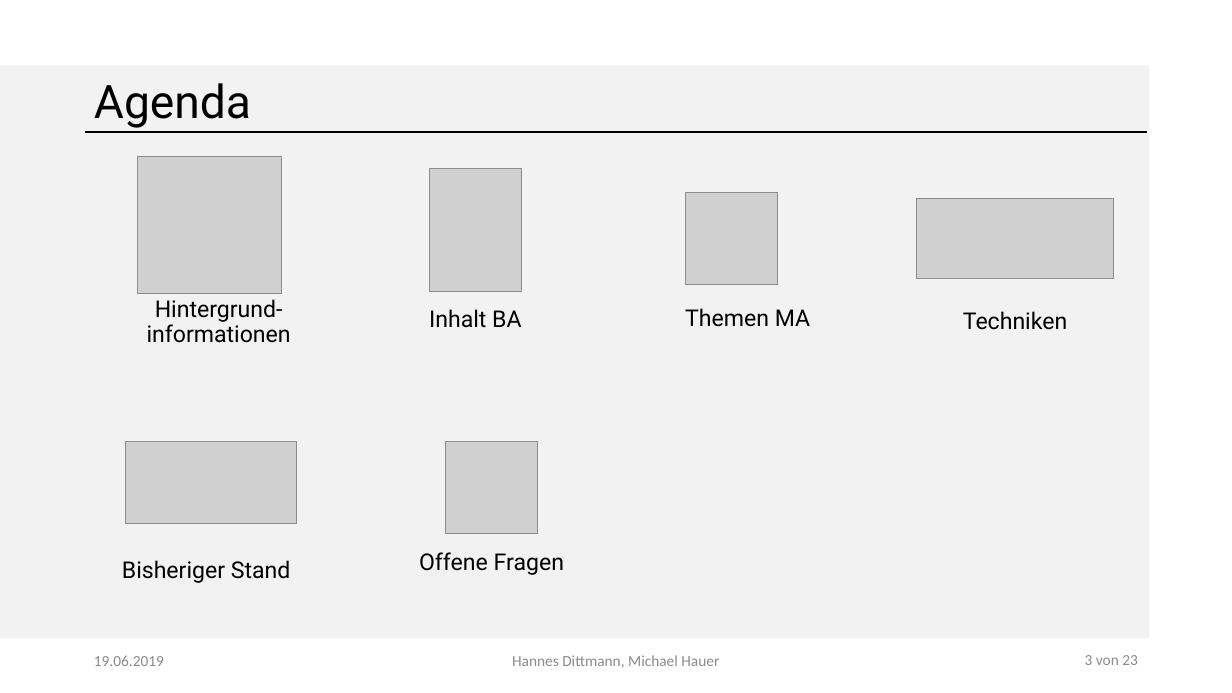
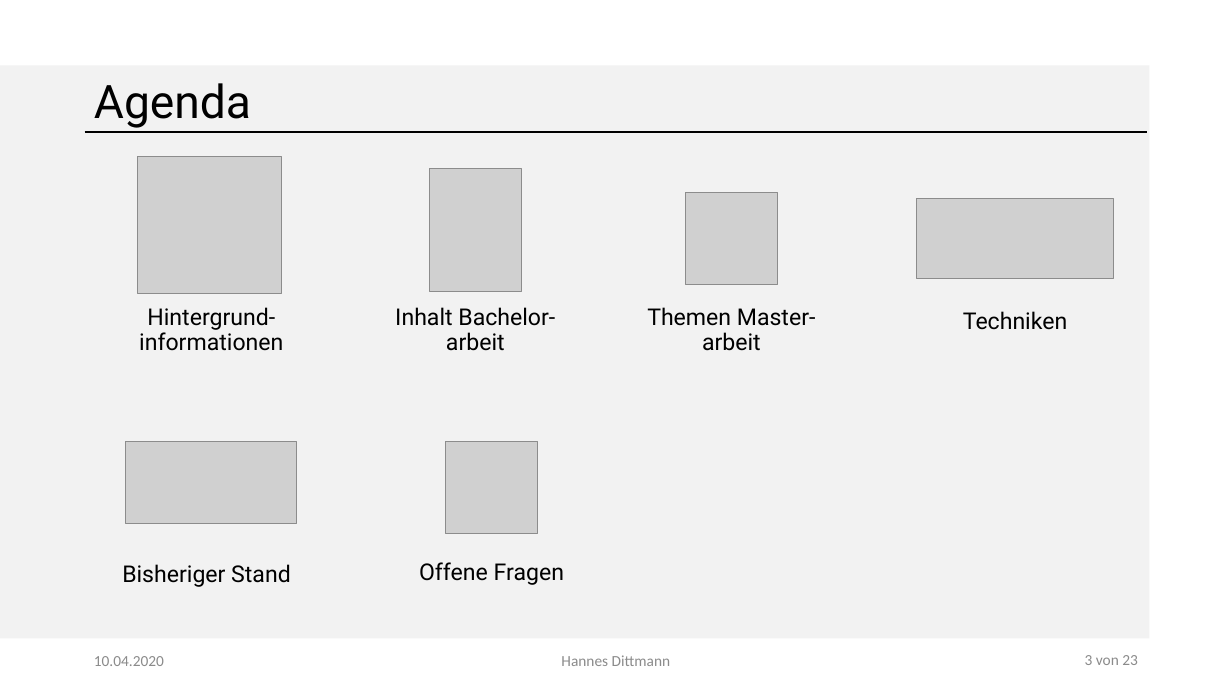
Before and after one commit to GiulliMo/Master_Doc, a slide deck: slide 2 of Präsentationen/HSHL/Besprechung_Göbel.pptx. Drawn at 1232x693 pixels with LibreOffice and Linux fonts; fonts in the diff are those of the drawing; grey boxes stand for pictures; background and template pictures are left out. Boxes give left, top, right and bottom in pixels: in the first picture for what was removed or moved away, otherwise in the second. Text is boxed around its words. In the diff, an @@ line names an element or a change of style, - is before the commit and + after.

```diff
--- a/Präsentationen/HSHL/Besprechung_Göbel.pptx
+++ b/Präsentationen/HSHL/Besprechung_Göbel.pptx
@@ text "Hintergrund-informationen": place and size @@
-text "Hintergrund-informationen" at box(147, 299, 291, 343)
+text "Hintergrund-informationen" at box(139, 307, 283, 351)
@@ text at box(395, 307, 555, 351): text changed @@
-Inhalt BA
+Inhalt Bachelor-
+arbeit
@@ text at box(647, 307, 816, 351): text changed @@
-Themen MA
+Themen Master-
+arbeit
@@ text "Bisheriger Stand": place and size @@
-text "Bisheriger Stand" at box(122, 560, 291, 583)
+text "Bisheriger Stand" at box(122, 564, 291, 587)
@@ text "Offene Fragen": place and size @@
-text "Offene Fragen" at box(419, 552, 564, 575)
+text "Offene Fragen" at box(419, 562, 564, 585)
@@ text at box(94, 656, 164, 666): text changed @@
-19.06.2019
+10.04.2020
@@ text at box(561, 655, 671, 666): text changed @@
-Hannes Dittmann, Michael Hauer
+Hannes Dittmann
```
Also in this commit, not shown: 7 other slides changed, 3 other files.
